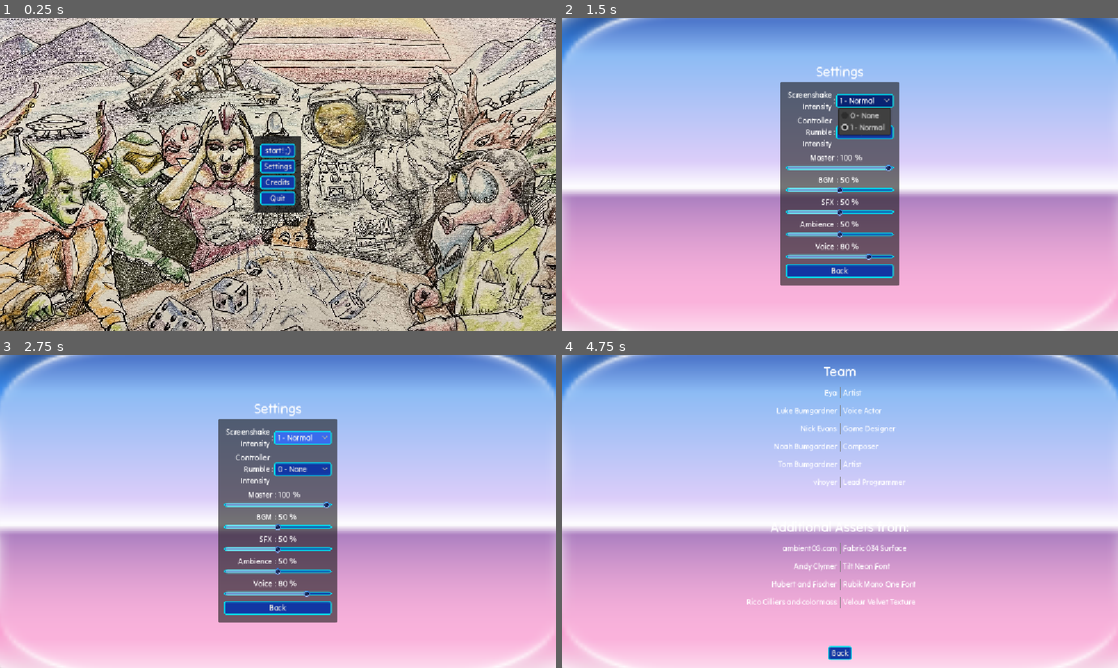
Above: before the commit, frames 1-4 (two rows, left to right).
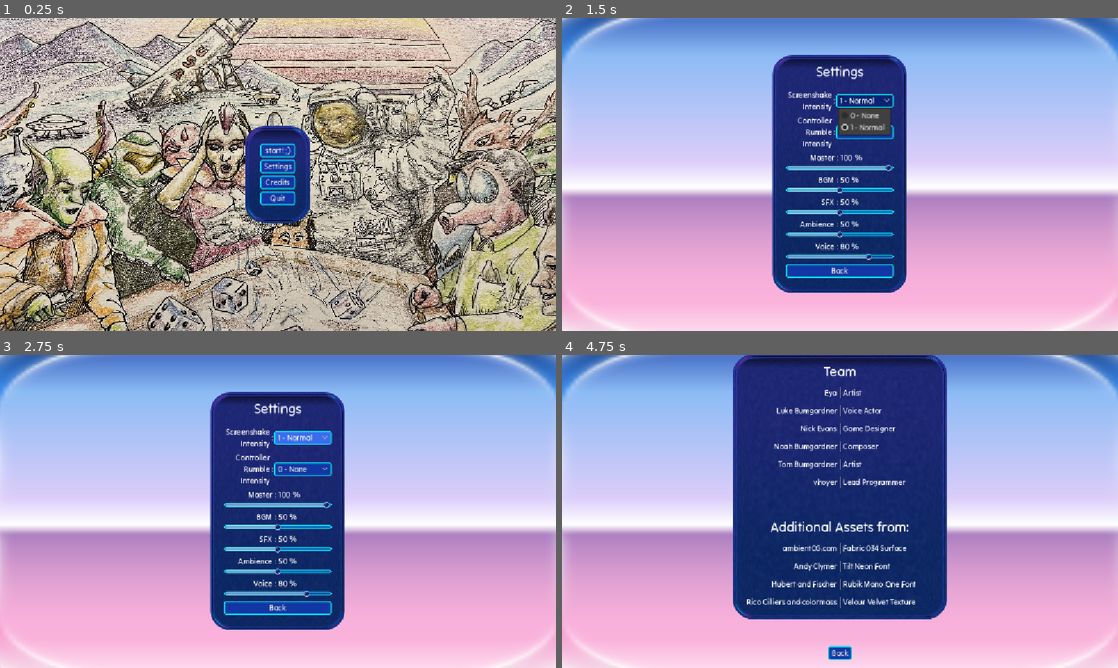
Above: after the commit, the same moments.

Repository: vhoyer/ludum_dare_60
Game: Godot game, scene res://stages/main_menu/main_menu.tscn
Two runs of this game, one before a commit and one after it. Both use one fixed random seed, a clock stepped at 60 frames per second and the inputs below.
Inputs:
- Up to frame 1 (0.25 s): no input
- Up to frame 2 (1.5 s): click "Settings" at 0.5 s; click "1 - Normal" at 1.25 s
- Up to frame 3 (2.75 s): click "1 - Normal" at 2 s
- Up to frame 4 (4.75 s): click "0 - None" at 2.75 s; click "Back" at 3.5 s; click "Credits" at 4.25 s

The runs differ from the first frame. In frame 1, 2.4% of the frame differs, in the area x 44-56%, y 34-66%; in frame 2, 15%; in frame 3, 15%; in frame 4, 32%, in the area x 30-70%, y 0-85%.

Commit message:
Add NineRect Behind Text to Replace Panels

Diff:
--- a/stages/credits/credits.tscn
+++ b/stages/credits/credits.tscn
@@ -2,6 +2,7 @@
 
 [ext_resource type="Script" uid="uid://dpcogepx22kr8" path="res://stages/credits/back_button.gd" id="1_erhdw"]
 [ext_resource type="PackedScene" uid="uid://bqnj75ank41t6" path="res://components/background_default/background_default.tscn" id="1_ufutd"]
+[ext_resource type="Texture2D" uid="uid://cc7f8hwgam7e2" path="res://assets/gui/9slice1.png" id="2_sennw"]
 
 [sub_resource type="StyleBoxLine" id="StyleBoxLine_erhdw"]
 content_margin_left = 0.0
@@ -23,6 +24,19 @@
 [node name="BackgroundDefault" parent="." unique_id=1785069674 instance=ExtResource("1_ufutd")]
 layout_mode = 1
 
+[node name="NinePatchRect2" type="NinePatchRect" parent="." unique_id=1782277828]
+layout_mode = 0
+offset_left = 354.0
+offset_top = -1.0
+offset_right = 798.0
+offset_bottom = 547.0
+texture = ExtResource("2_sennw")
+region_rect = Rect2(9.95327, 10.255995, 151.08038, 149.74887)
+patch_margin_left = 41
+patch_margin_top = 41
+patch_margin_right = 44
+patch_margin_bottom = 41
+
 [node name="VBoxContainer" type="VBoxContainer" parent="." unique_id=1866837023]
 layout_mode = 1
 anchors_preset = 15
--- a/stages/lose/lose.tscn
+++ b/stages/lose/lose.tscn
@@ -2,6 +2,7 @@
 
 [ext_resource type="PackedScene" uid="uid://bqnj75ank41t6" path="res://components/background_default/background_default.tscn" id="1_04vlq"]
 [ext_resource type="Script" uid="uid://dpcogepx22kr8" path="res://stages/credits/back_button.gd" id="1_w38ji"]
+[ext_resource type="Texture2D" uid="uid://cc7f8hwgam7e2" path="res://assets/gui/9slice1.png" id="2_67ea6"]
 
 [node name="Lose" type="Control" unique_id=1199745896]
 layout_mode = 3
@@ -26,7 +27,24 @@
 [node name="VBoxContainer" type="VBoxContainer" parent="MarginContainer" unique_id=1082033418]
 layout_mode = 2
 
-[node name="Title" type="Label" parent="MarginContainer/VBoxContainer" unique_id=1682012415]
+[node name="MarginContainer" type="MarginContainer" parent="MarginContainer/VBoxContainer" unique_id=27262473]
+layout_mode = 2
+size_flags_horizontal = 4
+
+[node name="NinePatchRect" type="NinePatchRect" parent="MarginContainer/VBoxContainer/MarginContainer" unique_id=78502786]
+layout_mode = 2
+texture = ExtResource("2_67ea6")
+region_rect = Rect2(9.95327, 10.255995, 151.08038, 149.74887)
+patch_margin_left = 41
+patch_margin_top = 41
+patch_margin_right = 44
+patch_margin_bottom = 41
+
+[node name="MarginContainer" type="MarginContainer" parent="MarginContainer/VBoxContainer/MarginContainer" unique_id=273225966]
+layout_mode = 2
+theme_type_variation = &"MarginContainerMedium"
+
+[node name="Title" type="Label" parent="MarginContainer/VBoxContainer/MarginContainer/MarginContainer" unique_id=1682012415]
 layout_mode = 2
 theme_type_variation = &"HeaderLarge"
 text = "Game Over"
--- a/stages/main_menu/main_menu.tscn
+++ b/stages/main_menu/main_menu.tscn
@@ -2,6 +2,7 @@
 
 [ext_resource type="Script" uid="uid://7i1g42nagf2j" path="res://stages/main_menu/start_button.gd" id="1_6almw"]
 [ext_resource type="PackedScene" uid="uid://fn5c0pwwd20k" path="res://components/background_default/background_custom_gathered_at_table.tscn" id="1_hqqfy"]
+[ext_resource type="Texture2D" uid="uid://cc7f8hwgam7e2" path="res://assets/gui/9slice1.png" id="2_hqqfy"]
 [ext_resource type="PackedScene" uid="uid://usqu7frh72wo" path="res://components/game_cursor/game_cursor.tscn" id="2_owbi8"]
 [ext_resource type="Script" uid="uid://d161jm3n6y53c" path="res://components/game_cursor/cursor_on_parent.gd" id="2_wyd67"]
 [ext_resource type="Resource" uid="uid://d17wkpun5jdvw" path="res://components/game_cursor/cursors/hammer.tres" id="3_7wn7o"]
@@ -30,41 +31,54 @@
 grow_horizontal = 2
 grow_vertical = 2
 
-[node name="PanelContainer" type="PanelContainer" parent="MainCentered" unique_id=1065162115]
+[node name="PanelContainer" type="MarginContainer" parent="MainCentered" unique_id=958614200]
 layout_mode = 2
 
-[node name="Panel" type="Panel" parent="MainCentered/PanelContainer" unique_id=761978568]
+[node name="NinePatchRect" type="NinePatchRect" parent="MainCentered/PanelContainer" unique_id=497893527]
 layout_mode = 2
+texture = ExtResource("2_hqqfy")
+region_rect = Rect2(9.95327, 10.255995, 151.08038, 149.74887)
+patch_margin_left = 41
+patch_margin_top = 41
+patch_margin_right = 44
+patch_margin_bottom = 41
 
 [node name="MarginContainer" type="MarginContainer" parent="MainCentered/PanelContainer" unique_id=978862864]
 layout_mode = 2
+theme_override_constants/margin_left = 20
+theme_override_constants/margin_top = 20
+theme_override_constants/margin_right = 20
+theme_override_constants/margin_bottom = 20
+
+[node name="MarginContainer2" type="MarginContainer" parent="MainCentered/PanelContainer/MarginContainer" unique_id=1011636899]
+layout_mode = 2
 theme_type_variation = &"MarginContainerMedium"
 
-[node name="VBoxContainer" type="VBoxContainer" parent="MainCentered/PanelContainer/MarginContainer" unique_id=832967596]
+[node name="VBoxContainer" type="VBoxContainer" parent="MainCentered/PanelContainer/MarginContainer/MarginContainer2" unique_id=832967596]
 layout_mode = 2
 
-[node name="StartButton" type="Button" parent="MainCentered/PanelContainer/MarginContainer/VBoxContainer" unique_id=303258699]
+[node name="StartButton" type="Button" parent="MainCentered/PanelContainer/MarginContainer/MarginContainer2/VBoxContainer" unique_id=303258699]
 layout_mode = 2
 text = "start! ;)"
 script = ExtResource("1_6almw")
 next_stage = "uid://boew20gyqimy6"
 
-[node name="CursorOnParent" type="Node" parent="MainCentered/PanelContainer/MarginContainer/VBoxContainer/StartButton" unique_id=202094876]
+[node name="CursorOnParent" type="Node" parent="MainCentered/PanelContainer/MarginContainer/MarginContainer2/VBoxContainer/StartButton" unique_id=202094876]
 script = ExtResource("2_wyd67")
 cursor = ExtResource("3_7wn7o")
 metadata/_custom_type_script = "uid://d161jm3n6y53c"
 
-[node name="SettingsButton" type="Button" parent="MainCentered/PanelContainer/MarginContainer/VBoxContainer" unique_id=1420342401]
+[node name="SettingsButton" type="Button" parent="MainCentered/PanelContainer/MarginContainer/MarginContainer2/VBoxContainer" unique_id=1420342401]
 layout_mode = 2
 text = "Settings"
 script = ExtResource("4_jofpu")
 
-[node name="CreditsButton" type="Button" parent="MainCentered/PanelContainer/MarginContainer/VBoxContainer" unique_id=157921323]
+[node name="CreditsButton" type="Button" parent="MainCentered/PanelContainer/MarginContainer/MarginContainer2/VBoxContainer" unique_id=157921323]
 layout_mode = 2
 text = "Credits"
 script = ExtResource("5_mcab4")
 
-[node name="QuitButton" type="Button" parent="MainCentered/PanelContainer/MarginContainer/VBoxContainer" unique_id=493804935]
+[node name="QuitButton" type="Button" parent="MainCentered/PanelContainer/MarginContainer/MarginContainer2/VBoxContainer" unique_id=493804935]
 layout_mode = 2
 text = "Quit"
 script = ExtResource("4_7wn7o")
@@ -74,7 +88,7 @@
 
 [node name="GameCursor" parent="Camera2D" unique_id=1907159996 instance=ExtResource("2_owbi8")]
 
-[connection signal="button_down" from="MainCentered/PanelContainer/MarginContainer/VBoxContainer/StartButton" to="MainCentered/PanelContainer/MarginContainer/VBoxContainer/StartButton" method="_on_button_down"]
-[connection signal="pressed" from="MainCentered/PanelContainer/MarginContainer/VBoxContainer/SettingsButton" to="MainCentered/PanelContainer/MarginContainer/VBoxContainer/SettingsButton" method="_on_pressed"]
-[connection signal="pressed" from="MainCentered/PanelContainer/MarginContainer/VBoxContainer/CreditsButton" to="MainCentered/PanelContainer/MarginContainer/VBoxContainer/CreditsButton" method="_on_pressed"]
-[connection signal="pressed" from="MainCentered/PanelContainer/MarginContainer/VBoxContainer/QuitButton" to="MainCentered/PanelContainer/MarginContainer/VBoxContainer/QuitButton" method="_on_pressed"]
+[connection signal="button_down" from="MainCentered/PanelContainer/MarginContainer/MarginContainer2/VBoxContainer/StartButton" to="MainCentered/PanelContainer/MarginContainer/MarginContainer2/VBoxContainer/StartButton" method="_on_button_down"]
+[connection signal="pressed" from="MainCentered/PanelContainer/MarginContainer/MarginContainer2/VBoxContainer/SettingsButton" to="MainCentered/PanelContainer/MarginContainer/MarginContainer2/VBoxContainer/SettingsButton" method="_on_pressed"]
+[connection signal="pressed" from="MainCentered/PanelContainer/MarginContainer/MarginContainer2/VBoxContainer/CreditsButton" to="MainCentered/PanelContainer/MarginContainer/MarginContainer2/VBoxContainer/CreditsButton" method="_on_pressed"]
+[connection signal="pressed" from="MainCentered/PanelContainer/MarginContainer/MarginContainer2/VBoxContainer/QuitButton" to="MainCentered/PanelContainer/MarginContainer/MarginContainer2/VBoxContainer/QuitButton" method="_on_pressed"]
--- a/stages/settings_menu/settings_menu.tscn
+++ b/stages/settings_menu/settings_menu.tscn
@@ -3,6 +3,7 @@
 [ext_resource type="PackedScene" uid="uid://bmh68yefaofg8" path="res://components/settings/settings_menu_content.tscn" id="1_orxww"]
 [ext_resource type="Script" uid="uid://bu4cyxumobyrd" path="res://stages/settings_menu/settings_menu.gd" id="1_ttqbk"]
 [ext_resource type="PackedScene" uid="uid://bqnj75ank41t6" path="res://components/background_default/background_default.tscn" id="2_xfgow"]
+[ext_resource type="Texture2D" uid="uid://cc7f8hwgam7e2" path="res://assets/gui/9slice1.png" id="3_nihyy"]
 
 [node name="SettingsMenu" type="Control" unique_id=1569673479]
 layout_mode = 3
@@ -34,26 +35,36 @@
 grow_horizontal = 2
 grow_vertical = 2
 
-[node name="VBoxContainer" type="VBoxContainer" parent="CenterContainer" unique_id=1755873581]
+[node name="MarginContainer" type="MarginContainer" parent="CenterContainer" unique_id=396237670]
 layout_mode = 2
 
-[node name="Label" type="Label" parent="CenterContainer/VBoxContainer" unique_id=461063435]
+[node name="NinePatchRect" type="NinePatchRect" parent="CenterContainer/MarginContainer" unique_id=1778649406]
+layout_mode = 2
+texture = ExtResource("3_nihyy")
+region_rect = Rect2(9.95327, 10.255995, 151.08038, 149.74887)
+patch_margin_left = 41
+patch_margin_top = 41
+patch_margin_right = 44
+patch_margin_bottom = 41
+
+[node name="MarginContainer" type="MarginContainer" parent="CenterContainer/MarginContainer" unique_id=449260705]
+layout_mode = 2
+theme_type_variation = &"MarginContainerMedium"
+
+[node name="VBoxContainer" type="VBoxContainer" parent="CenterContainer/MarginContainer/MarginContainer" unique_id=1755873581]
+layout_mode = 2
+
+[node name="Label" type="Label" parent="CenterContainer/MarginContainer/MarginContainer/VBoxContainer" unique_id=461063435]
 layout_mode = 2
 theme_type_variation = &"HeaderLarge"
 text = "Settings"
 horizontal_alignment = 1
 
-[node name="PanelContainer" type="PanelContainer" parent="CenterContainer/VBoxContainer" unique_id=458237452]
-layout_mode = 2
-
-[node name="TextureRect" type="TextureRect" parent="CenterContainer/VBoxContainer/PanelContainer" unique_id=2073665374]
-layout_mode = 2
-
-[node name="MarginContainer" type="MarginContainer" parent="CenterContainer/VBoxContainer/PanelContainer" unique_id=349388630]
+[node name="MarginContainer" type="MarginContainer" parent="CenterContainer/MarginContainer/MarginContainer/VBoxContainer" unique_id=349388630]
 layout_mode = 2
 theme_type_variation = &"MarginContainerMedium"
 
-[node name="SettingsMenuContent" parent="CenterContainer/VBoxContainer/PanelContainer/MarginContainer" unique_id=942847730 instance=ExtResource("1_orxww")]
+[node name="SettingsMenuContent" parent="CenterContainer/MarginContainer/MarginContainer/VBoxContainer/MarginContainer" unique_id=942847730 instance=ExtResource("1_orxww")]
 layout_mode = 2
 
-[connection signal="buttonBackPressed" from="CenterContainer/VBoxContainer/PanelContainer/MarginContainer/SettingsMenuContent" to="." method="_on_settings_menu_content_button_back_pressed"]
+[connection signal="buttonBackPressed" from="CenterContainer/MarginContainer/MarginContainer/VBoxContainer/MarginContainer/SettingsMenuContent" to="." method="_on_settings_menu_content_button_back_pressed"]
--- a/stages/win/win.tscn
+++ b/stages/win/win.tscn
@@ -2,6 +2,7 @@
 
 [ext_resource type="PackedScene" uid="uid://bqnj75ank41t6" path="res://components/background_default/background_default.tscn" id="1_gnyxa"]
 [ext_resource type="Script" uid="uid://dpcogepx22kr8" path="res://stages/credits/back_button.gd" id="1_jde28"]
+[ext_resource type="Texture2D" uid="uid://cc7f8hwgam7e2" path="res://assets/gui/9slice1.png" id="2_qnia1"]
 
 [node name="Win" type="Control" unique_id=1199745896]
 layout_mode = 3
@@ -26,7 +27,24 @@
 [node name="VBoxContainer" type="VBoxContainer" parent="MarginContainer" unique_id=1082033418]
 layout_mode = 2
 
-[node name="Title" type="Label" parent="MarginContainer/VBoxContainer" unique_id=1682012415]
+[node name="MarginContainer" type="MarginContainer" parent="MarginContainer/VBoxContainer" unique_id=357973808]
+layout_mode = 2
+size_flags_horizontal = 4
+
+[node name="NinePatchRect" type="NinePatchRect" parent="MarginContainer/VBoxContainer/MarginContainer" unique_id=2141972259]
+layout_mode = 2
+texture = ExtResource("2_qnia1")
+region_rect = Rect2(9.95327, 10.255995, 151.08038, 149.74887)
+patch_margin_left = 41
+patch_margin_top = 41
+patch_margin_right = 44
+patch_margin_bottom = 41
+
+[node name="MarginContainer" type="MarginContainer" parent="MarginContainer/VBoxContainer/MarginContainer" unique_id=109712423]
+layout_mode = 2
+theme_type_variation = &"MarginContainerMedium"
+
+[node name="Title" type="Label" parent="MarginContainer/VBoxContainer/MarginContainer/MarginContainer" unique_id=918928382]
 layout_mode = 2
 theme_type_variation = &"HeaderLarge"
 text = "Congratulations, You Won!"
